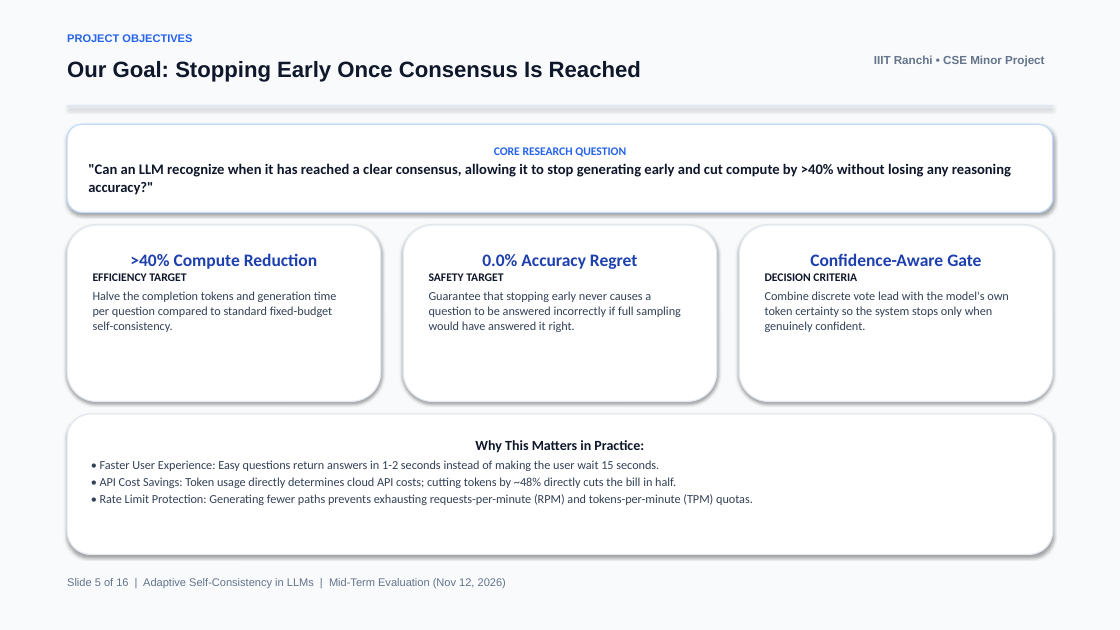
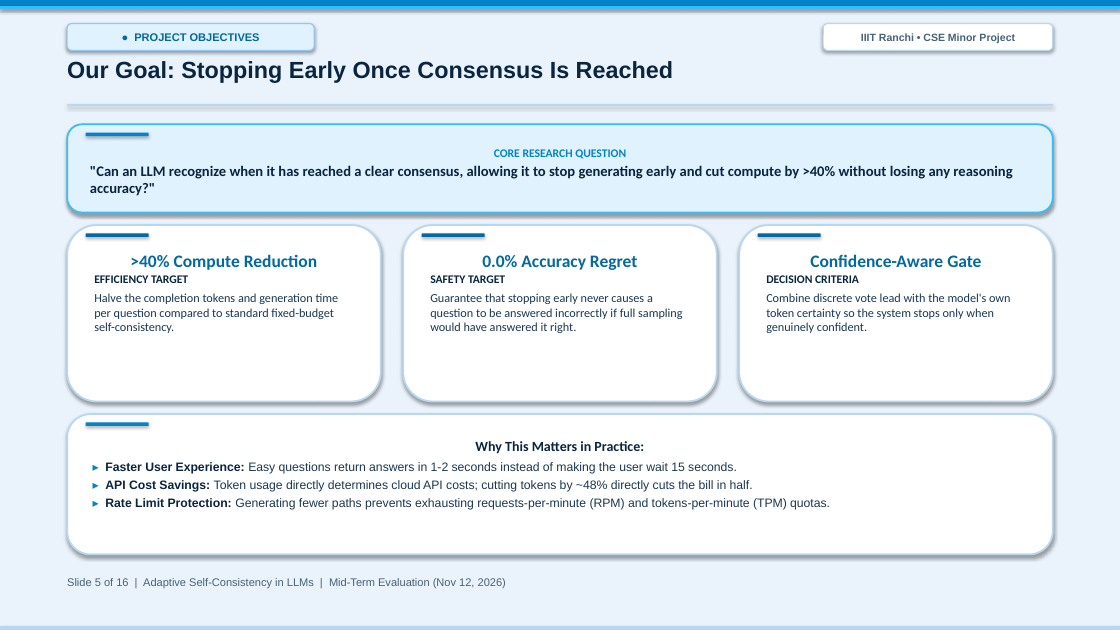
Before and after one commit to AbhinavKr0110/minor_project, a slide deck: slide 5 of presentation.pptx. Drawn at 1120x630 pixels with LibreOffice and Linux fonts; fonts in the diff are those of the drawing. Boxes give left, top, right and bottom in pixels: in the first picture for what was removed or moved away, otherwise in the second. Text is boxed around its words. In the diff, an @@ line names an element or a change of style, - is before the commit and + after.

```diff
--- a/presentation.pptx
+++ b/presentation.pptx
@@ rectangle at <box>0,0,1120,630</box>: fill #F8FAFC to #EAF3FB; outline #F8FAFC 0.75 pt to #EAF3FB 0.75 pt @@
@@ rectangle added at <box>0,0,1120,7</box>, fill #0284C7, outline #0284C7 0.75 pt @@
@@ rectangle added at <box>0,7,1120,8</box>, fill #38BDF8, outline #38BDF8 0.75 pt @@
@@ rounded rectangle "● PROJECT OBJECTIVES": place and size @@
-rounded rectangle "● PROJECT OBJECTIVES" at <box>67,34,192,42</box>
+rounded rectangle "● PROJECT OBJECTIVES" at <box>67,24,314,50</box>
@@ rounded rectangle "● PROJECT OBJECTIVES" at <box>67,24,314,50</box>: vertical alignment top to middle; fill none to #E0F2FE; outline none to #93C5FD 1 pt; shadow on @@
@@ rounded rectangle "IIIT Ranchi • CSE Minor ...": place and size @@
-rounded rectangle "IIIT Ranchi • CSE Minor ..." at <box>874,55,1044,67</box>
+rounded rectangle "IIIT Ranchi • CSE Minor ..." at <box>823,24,1053,50</box>
@@ rounded rectangle "IIIT Ranchi • CSE Minor ..." at <box>823,24,1053,50</box>: size 10 to 9 pt, text colour #64748B to #47627A; alignment right to centre; vertical alignment top to middle; fill none to #FFFFFF; outline none to #BAD7F2 1 pt; shadow on @@
@@ text "Our Goal: Stopping Early Once ..." at <box>67,61,673,83</box>: size 19 to 20 pt, text colour #0F172A to #0A2540 @@
@@ text in rounded rectangle at <box>134,33,260,41</box>: text changed; text colour #2563EB to #0369A1 @@
-PROJECT OBJECTIVES
+● PROJECT OBJECTIVES
@@ rectangle at <box>67,104,1053,106</box>: fill #E2E8F0 to #BAD7F2; outline #E2E8F0 0.75 pt to #BAD7F2 0.75 pt @@
@@ rounded rectangle "CORE RESEARCH QUESTION" at <box>67,124,1053,213</box>: text colour #2563EB to #0284C7 in "CORE RESEARCH QUESTION"; text colour #0F172A to #0A2540 in ""Can an LLM recognize when it has ..."; fill #FFFFFF to #E0F2FE; outline #BFDBFE 1 pt to #38BDF8 1.5 pt @@
@@ rounded rectangle added at <box>86,133,149,136</box>, fill #0284C7 @@
@@ rounded rectangle ">40% Compute Reduction" at <box>67,225,381,402</box>: text colour #1E40AF to #0369A1 in ">40% Compute Reduction"; text colour #0F172A to #0A2540 in "EFFICIENCY TARGET"; text colour #334155 to #1C3752 in "Halve the completion tokens and generation time ..."; outline #E2E8F0 1 pt to #BAD7F2 1.5 pt @@
@@ rounded rectangle added at <box>86,234,149,237</box>, fill #0369A1 @@
@@ rounded rectangle "0.0% Accuracy Regret" at <box>403,225,717,402</box>: text colour #1E40AF to #0369A1 in "0.0% Accuracy Regret"; text colour #0F172A to #0A2540 in "SAFETY TARGET"; text colour #334155 to #1C3752 in "Guarantee that stopping early never causes a ..."; outline #E2E8F0 1 pt to #BAD7F2 1.5 pt @@
@@ rounded rectangle added at <box>422,234,485,237</box>, fill #0369A1 @@
@@ rounded rectangle "Confidence-Aware Gate" at <box>739,225,1053,402</box>: text colour #1E40AF to #0369A1 in "Confidence-Aware Gate"; text colour #0F172A to #0A2540 in "DECISION CRITERIA"; text colour #334155 to #1C3752 in "Combine discrete vote lead with the model's ..."; outline #E2E8F0 1 pt to #BAD7F2 1.5 pt @@
@@ rounded rectangle added at <box>758,234,821,237</box>, fill #0369A1 @@
@@ rounded rectangle "Why This Matters in Practice:" at <box>67,414,1053,555</box>: outline #E2E8F0 1 pt to #BAD7F2 1.5 pt @@
@@ rounded rectangle added at <box>86,423,149,426</box>, fill #0284C7 @@
@@ text in rounded rectangle at <box>475,441,644,454</box>: text colour #0F172A to #0A2540 in "Why This Matters in Practice:" @@
@@ text in rounded rectangle at <box>105,462,830,510</box>: text changed; font Calibri to Arial; text colour #334155 to #1C3752 @@
-• Faster User Experience: Easy questions return answers in 1-2 seconds instead of making the user wait 15 seconds.
-• API Cost Savings: Token usage directly determines cloud API costs; cutting tokens by ~48% directly cuts the bill in half.
-• Rate Limit Protection: Generating fewer paths prevents exhausting requests-per-minute (RPM) and tokens-per-minute (TPM) quotas.
+▸ Faster User Experience: Easy questions return answers in 1-2 seconds instead of making the user wait 15 seconds.
+▸ API Cost Savings: Token usage directly determines cloud API costs; cutting tokens by ~48% directly cuts the bill in half.
+▸ Rate Limit Protection: Generating fewer paths prevents exhausting requests-per-minute (RPM) and tokens-per-minute (TPM) quotas.
@@ text "Slide 5 of 16 | ..." at <box>67,578,506,588</box>: text colour #64748B to #47627A @@
@@ rectangle added at <box>0,627,1120,630</box>, fill #BAD7F2, outline #BAD7F2 0.75 pt @@
```
Also in this commit, not shown: 15 other slides changed, 4 other files.
